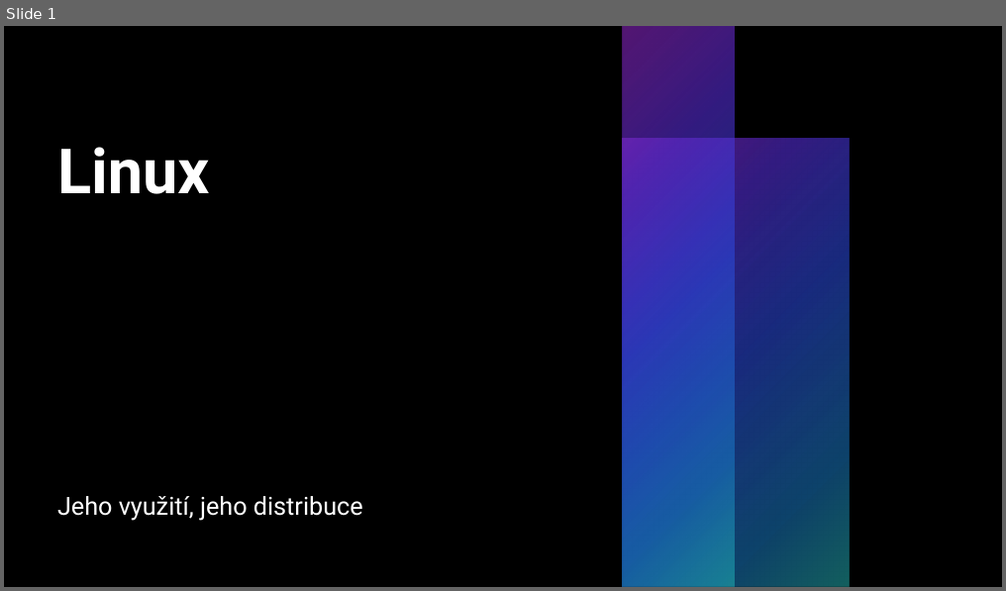
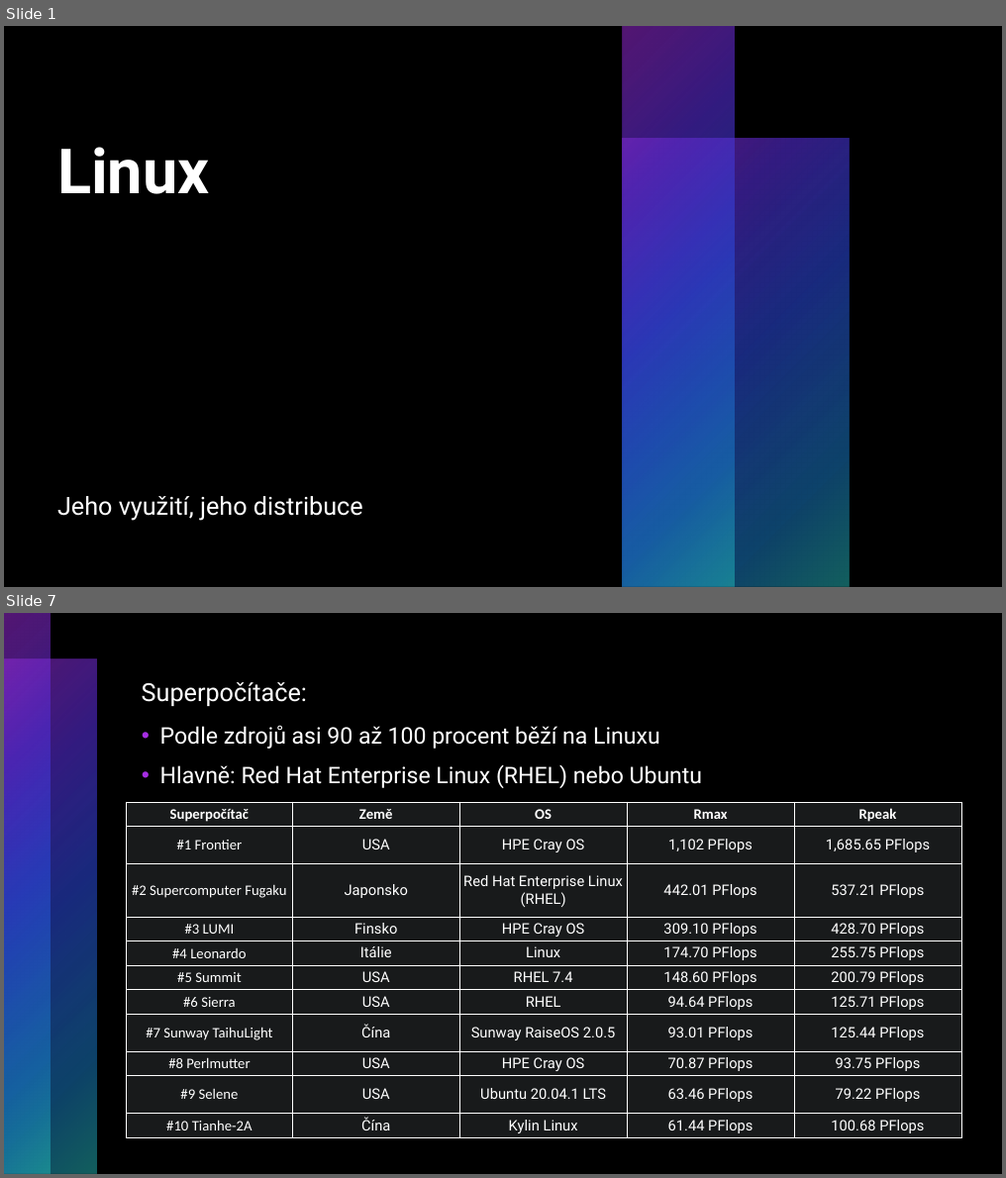
Before and after one commit to RadRoz12/Linux, a slide deck: Linux.pptx. Shown one above the other, each under a label of ours: slide 1 before the commit, slides 1 and 7 after it; the slides between them are not shown. The pictures are 1006x591 and 1006x1178 pixels, drawn with LibreOffice and Linux fonts; fonts in the diff are those of the drawing; background and template pictures are left out. Boxes give left, top, right and bottom in pixels: in the first picture for what was removed or moved away, otherwise in the second. Text is boxed around its words. In the diff, an @@ line names an element or a change of style, - is before the commit and + after.

```diff
--- a/Linux.pptx
+++ b/Linux.pptx
@@ slide 7 added at (x1=4, y1=613, x2=1002, y2=1174), background #000000 @@
@@ rectangle added at (x1=4, y1=613, x2=51, y2=1174), fill gradient #A62DE3 to #562DD5 to #2D4CE3 to #1B86D1 to #25BEBE @@
@@ rectangle added at (x1=4, y1=660, x2=97, y2=1174), fill gradient #A62DE3 to #562DD5 to #2D4CE3 to #1B86D1 to #25BEBE @@
@@ text added at (x1=142, y1=682, x2=307, y2=706), 24 pt, text #FFFFFF @@
+Superpočítače:
@@ text added at (x1=160, y1=725, x2=703, y2=788), 22 pt, text #FFFFFF @@
+• Podle zdrojů asi 90 až 100 procent běží na Linuxu
+• Hlavně: Red Hat Enterprise Linux (RHEL) nebo Ubuntu
@@ table added at (x1=127, y1=802, x2=960, y2=1139), 11 rows, 5 columns @@
+Superpočítač | Země | OS | Rmax | Rpeak
+#1 Frontier | USA | HPE Cray OS | 1,102 PFlops | 1,685.65 PFlops
+#2 Supercomputer Fugaku | Japonsko | Red Hat Enterprise Linux (RHEL) | 442.01 PFlops | 537.21 PFlops
+#3 LUMI | Finsko | HPE Cray OS | 309.10 PFlops | 428.70 PFlops
+#4 Leonardo | Itálie | Linux | 174.70 PFlops | 255.75 PFlops
+#5 Summit | USA | RHEL 7.4 | 148.60 PFlops | 200.79 PFlops
+#6 Sierra | USA | RHEL | 94.64 PFlops | 125.71 PFlops
+#7 Sunway TaihuLight | Čína | Sunway RaiseOS 2.0.5 | 93.01 PFlops | 125.44 PFlops
+#8 Perlmutter | USA | HPE Cray OS | 70.87 PFlops | 93.75 PFlops
+#9 Selene | USA | Ubuntu 20.04.1 LTS | 63.46 PFlops | 79.22 PFlops
+#10 Tianhe-2A | Čína | Kylin Linux | 61.44 PFlops | 100.68 PFlops
```
Also in this commit, not shown: 5 other slides added.
